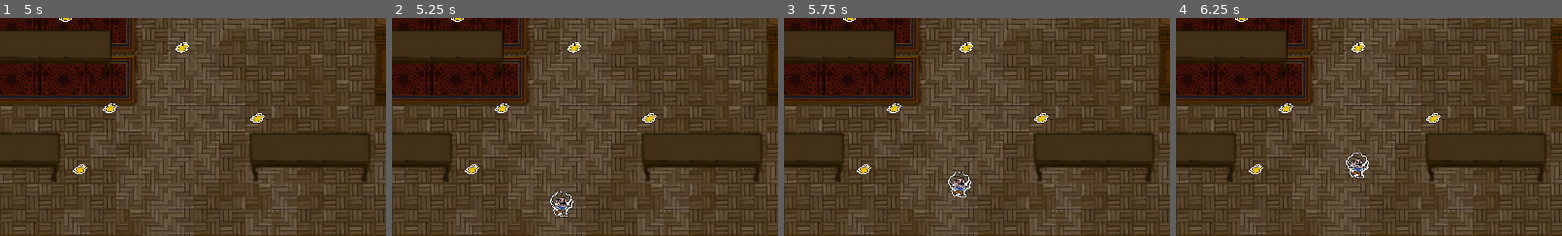
Above: before the commit, frames 1-4 (left to right).
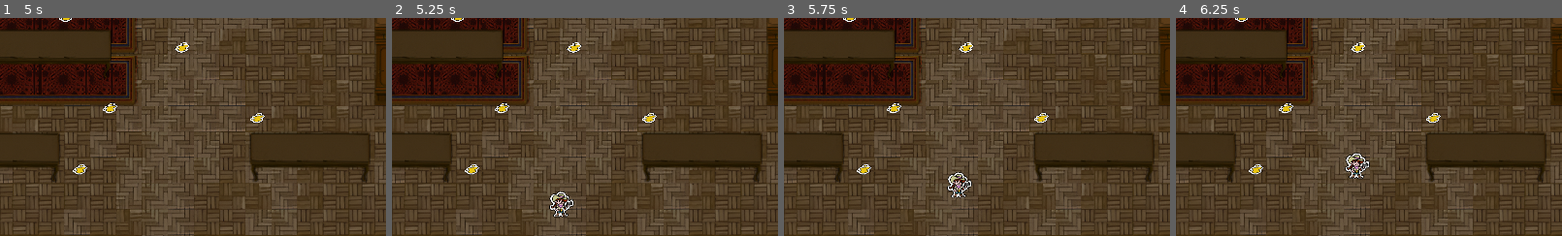
Above: after the commit, the same moments.

Repository: LavenderPlush/SaloonBrawl
Game: Godot game, scene res://Maps/wild_west_saloon.tscn
Two runs of this game, one before a commit and one after it. Both use one fixed random seed, a clock stepped at 60 frames per second and the inputs below.
Inputs:
- Up to frame 1 (5 s): hold D (right) 0.53-1.28 s; hold E (interact) 0.53-1.28 s; hold S (down) 1.28-2.03 s; tap E (interact) at 1.35, 2.85, 4.35 s; hold D (right) 2.03-2.78 s; hold E (interact) 2.03-2.78 s; hold W (up) 2.78-3.53 s; hold E (interact) 3.53-4.28 s; hold A (left) from 3.53 s (still down)
- Up to frame 2 (5.25 s): release A (left) at 5.03 s; hold S (down) from 5.03 s (still down); hold E (interact) from 5.03 s (still down)
- Up to frame 3 (5.75 s): keep holding S (down); keep holding E (interact)
- Up to frame 4 (6.25 s): release S (down) at 5.78 s; release E (interact) at 5.78 s; hold D (right) from 5.78 s (still down); tap E (interact) at 5.85 s
The pictures show only the part of the screen within x 30-80%, y 48-98%; the shares and areas given below are measured in that part.

Frame 1 is identical in both runs. In frame 2, 0.5% of the frame differs, in the area x 40-48%, y 79-92%; in frame 3, 0.5%; in frame 4, 0.5%, in the area x 43-51%, y 61-74%.

Commit message:
Provide 50% chance of bandit sprite

Diff:
--- a/Characters/Patron/patron.gd
+++ b/Characters/Patron/patron.gd
@@ -12,6 +12,8 @@
 
 var pathing_manager: PathingManager
 var navigation_agent: NavigationAgent2D
+
+var sprite_bandit: Texture2D = preload("res://Assets/saloon_NPC_bandit.png")
 
 @export_category("Properties")
 @export var movement_speed: int = 200
@@ -35,6 +37,8 @@
 @onready var particles: GPUParticles2D = $GPUParticles2D
 
 func _ready() -> void:
+	if randf() < 0.5:
+		$Sprite2D.texture = sprite_bandit
 	pathing_manager = $PathingManager
 	pathing_manager.path = path
 	navigation_agent = $NavigationAgent2D
Binary file added: Assets/saloon_NPC_bandit.png
Not shown, added: Assets/saloon_NPC_bandit.png.import
